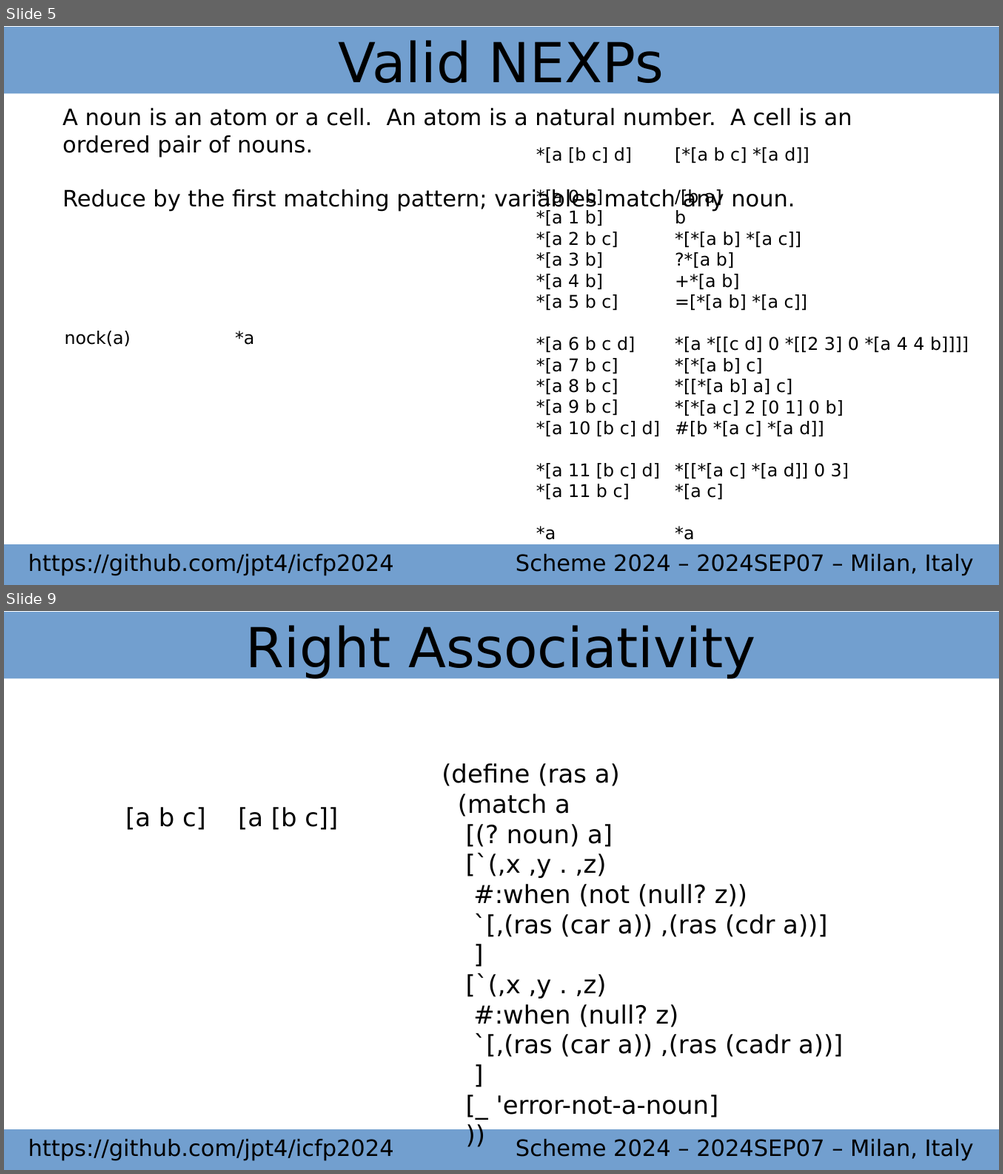
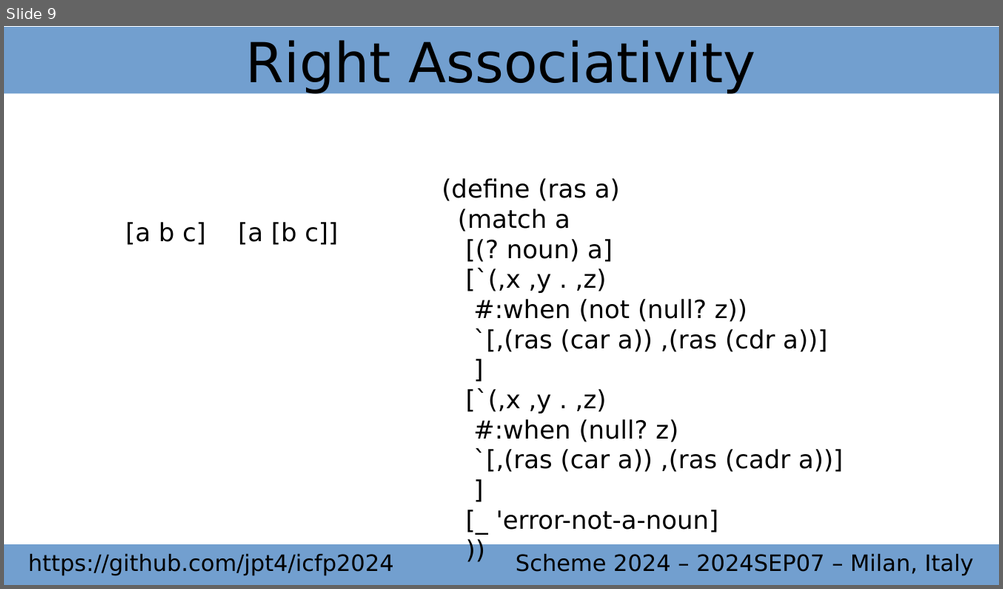
Before and after one commit to jpt4/icfp2024, a slide deck: slides.odp. Shown one above the other, each under a label of ours: slides 5 and 9 before the commit, slide 9 after it; the slides between them are not shown. The pictures are 1003x1174 and 1003x589 pixels, drawn with LibreOffice and Linux fonts; fonts in the diff are those of the drawing. Boxes give left, top, right and bottom in pixels: in the first picture for what was removed or moved away, otherwise in the second. Text is boxed around its words. In the diff, an @@ line names an element or a change of style, - is before the commit and + after.

```diff
--- a/slides.odp
+++ b/slides.odp
@@ slide 5 removed at box(4, 26, 999, 585), background #FFFFFF @@
@@ title removed at box(4, 27, 999, 93) @@
-Valid NEXPs
@@ text removed at box(62, 107, 852, 211) @@
-A noun is an atom or a cell. An atom is a natural number. A cell is an ordered pair of nouns.
-Reduce by the first matching pattern; variables match any noun.
@@ text removed at box(536, 147, 808, 500) @@
-*[a [b c] d]
-*[a 0 b]
-*[a 1 b]
-*[a 2 b c]
-*[a 3 b]
-*[a 4 b]
-*[a 5 b c]
-*[a 6 b c d]
-*[a 7 b c]
-*[a 8 b c]
-*[a 9 b c]
-*[a 10 [b c] d]
-*[a 11 [b c] d]
-*[a 11 b c]
-*a
@@ text removed at box(674, 147, 968, 540) @@
-[*[a b c] *[a d]]
-/[b a]
-b
-*[*[a b] *[a c]]
-?*[a b]
-+*[a b]
-=[*[a b] *[a c]]
-*[a *[[c d] 0 *[[2 3] 0 *[a 4 4 b]]]]
-*[*[a b] c]
-*[[*[a b] a] c]
-*[*[a c] 2 [0 1] 0 b]
-#[b *[a c] *[a d]]
-*[[*[a c] *[a d]] 0 3]
-*[a c]
-*a
@@ subtitle removed at box(65, 331, 131, 346) @@
-nock(a)
@@ text removed at box(235, 331, 254, 345) @@
-*a
@@ rectangle removed at box(4, 545, 999, 585) @@
-https://github.com/jpt4/icfp2024 Scheme 2024 – 2024SEP07 – Milan, Italy
```
Also in this commit, not shown: 3 slides changed, 6 slides added, 1 other slide removed, 2 other files.
